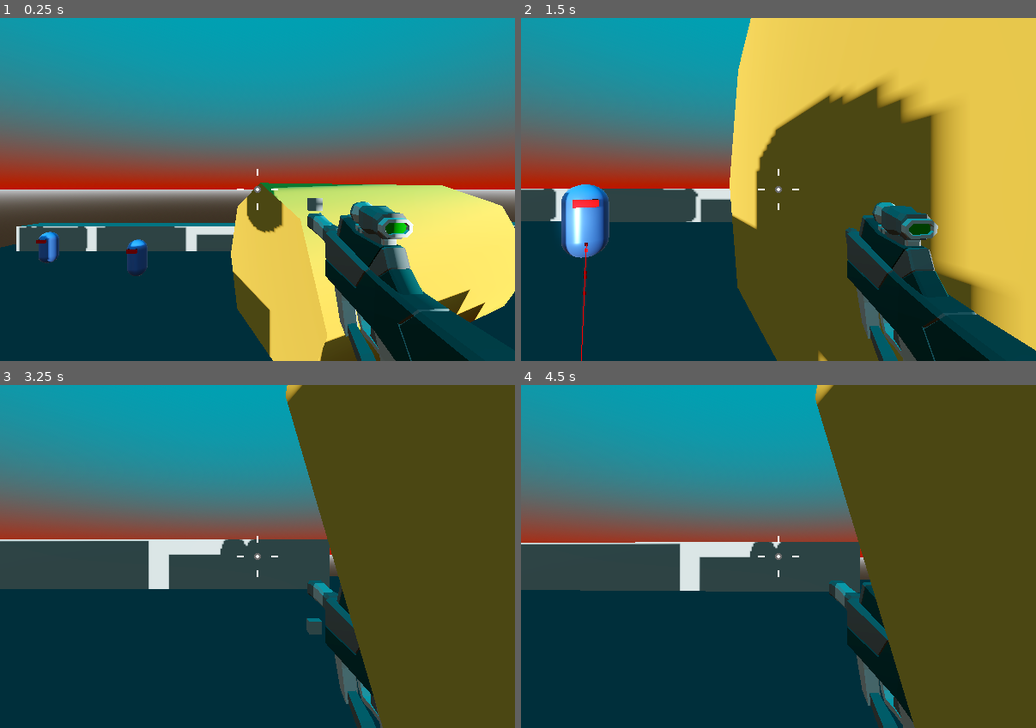
Above: before the commit, frames 1-4 (two rows, left to right).
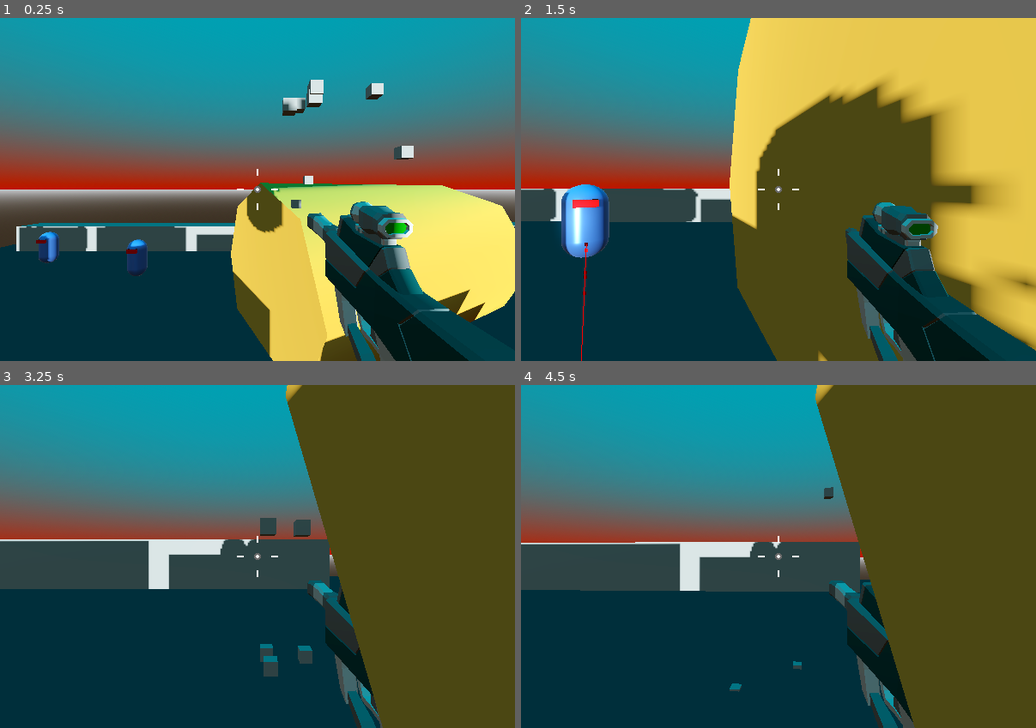
Above: after the commit, the same moments.

Repository: tiagoskaterock/robo-rampage-3d
Game: Godot game, scene res://Levels/Sandbox.tscn
Two runs of this game, one before a commit and one after it. Both use one fixed random seed, a clock stepped at 60 frames per second and the inputs below.
Inputs (mouse positions are in pixels of both pictures, inside the frame that each line leads up to):
- Up to frame 1 (0.25 s): no input
- Up to frame 2 (1.5 s): move the mouse to (804, 189) at 0.52 s; press the mouse at (804, 189) at 0.53 s; hold Keypad 5 (up) from 0.53 s (still down); tap Keypad 0 (jump) at 0.77 s; move the mouse to (752, 189) at 1.27 s; release the mouse at (752, 189) at 1.28 s; click (752, 189) at 1.35 s
- Up to frame 3 (3.25 s): keep holding Keypad 5 (up); tap Keypad 0 (jump) at 1.52, 3.02 s; move the mouse to (267, 549) at 2.02 s; press the mouse at (267, 549) at 2.03 s; move the mouse to (252, 563) at 2.77 s; release the mouse at (252, 563) at 2.78 s; click (252, 563) at 2.85 s
- Up to frame 4 (4.5 s): keep holding Keypad 5 (up); move the mouse to (819, 559) at 3.52 s; press the mouse at (819, 559) at 3.53 s; tap Keypad 0 (jump) at 3.77 s; move the mouse to (737, 553) at 4.27 s; release the mouse at (737, 553) at 4.28 s; click (737, 553) at 4.35 s

The runs differ from the first frame. In frame 1, 1.0% of the frame differs, in the area x 53-81%, y 18-57%; in frame 2, 1.9%, in the area x 72-100%, y 46-97%; in frame 3, 0.9%; in frame 4, 0.1%.

Commit message:
80. Making Particles - cagado pra caralho

Diff:
--- a/Weapons/SMG.tscn
+++ b/Weapons/SMG.tscn
@@ -4,8 +4,11 @@
 [ext_resource type="PackedScene" uid="uid://be305yqr3usmp" path="res://Weapons/SMG.glb" id="2_smnd7"]
 
 [sub_resource type="ParticleProcessMaterial" id="ParticleProcessMaterial_br83a"]
-angular_velocity_min = -720.0
-angular_velocity_max = -720.0
+direction = Vector3(0, 0, 0)
+angular_velocity_max = 90.0
+radial_velocity_min = 2.0
+radial_velocity_max = 4.0
+gravity = Vector3(0, -1, 0)
 
 [sub_resource type="BoxMesh" id="BoxMesh_10v7p"]
 size = Vector3(0.1, 0.1, 0.1)
